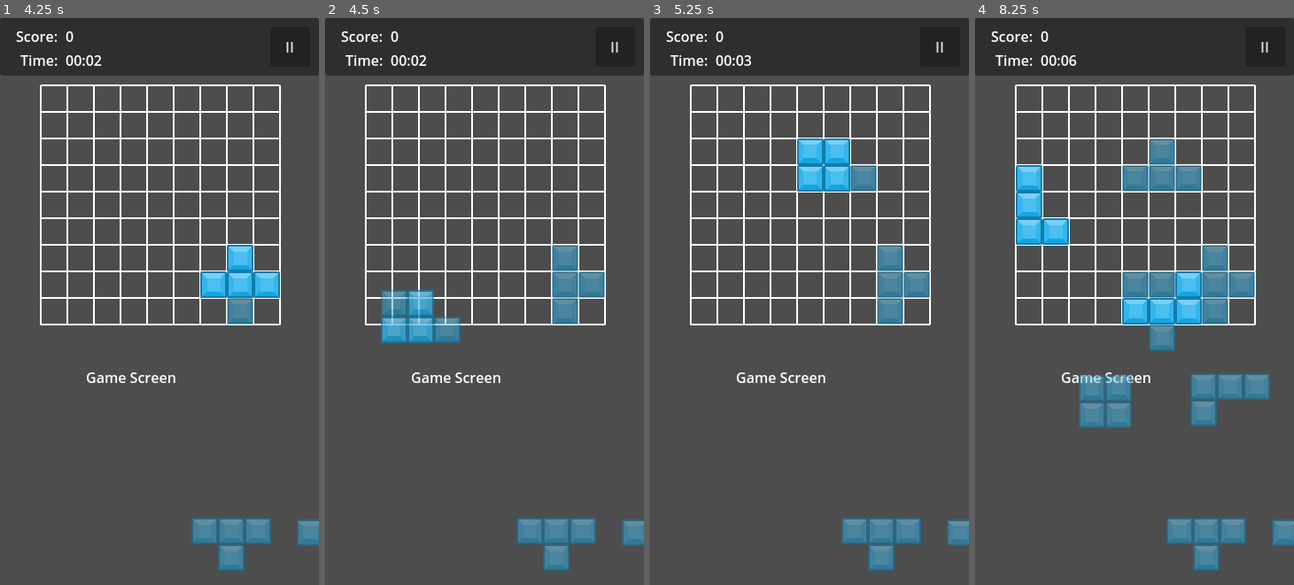
Above: before the commit, frames 1-4 (left to right).
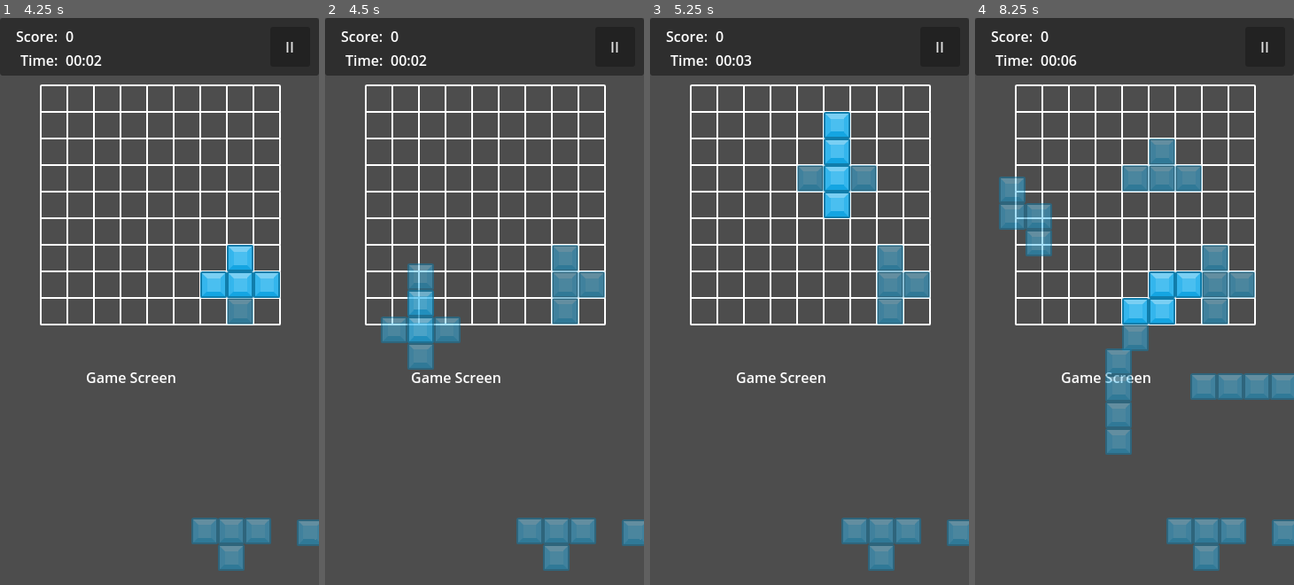
Above: after the commit, the same moments.

Repository: Ozymandias1/blockgame
Game: Godot game, scene res://Scenes/00_RootScene.tscn
Two runs of this game, one before a commit and one after it. Both use one fixed random seed, a clock stepped at 60 frames per second and the inputs below.
Inputs (mouse positions are in pixels of both pictures, inside the frame that each line leads up to):
- Up to frame 1 (4.25 s): click "Start Game" at 0.5 s; click "Play" at 1.25 s; click "II" at 2 s; click "Resume" at 2.75 s; tap Enter at 3.5 s; move the mouse to (229, 273) at 3.52 s; hold W from 3.53 s (still down); tap Q at 3.6 s
- Up to frame 2 (4.5 s): tap Space at 4.25 s; move the mouse to (420, 329) at 4.27 s; release W at 4.28 s; tap Q at 4.35 s
- Up to frame 3 (5.25 s): tap Enter at 5 s; move the mouse to (841, 176) at 5.02 s; hold W from 5.03 s (still down); tap Q at 5.1 s
- Up to frame 4 (8.25 s): tap Space at 5.75, 7.25 s; move the mouse to (1118, 414) at 5.77 s; tap Q every 0.75 s from 5.85 to 8.1 s; tap Enter at 6.5 s; move the mouse to (1230, 386) at 6.52 s; release W at 6.53 s; move the mouse to (1038, 216) at 7.27 s; move the mouse to (1150, 301) at 8.02 s

Frame 1 is identical in both runs. In frame 2, 1.5% of the frame differs, in the area x 17-35%, y 43-63%; in frame 3, 1.6%; in frame 4, 6.5%, in the area x 7-100%, y 25-78%.

Commit message:
타입별 배치용 블럭 생성

Diff:
--- /dev/null
+++ b/Prefabs/Blocks/block_type_13.tscn
@@ -0,0 +1,53 @@
+[gd_scene load_steps=4 format=3 uid="uid://bmbf173qwey3h"]
+
+[ext_resource type="PackedScene" uid="uid://c23lg101q4aac" path="res://Prefabs/Blocks/block_base.tscn" id="1_xo15e"]
+[ext_resource type="Texture2D" uid="uid://b6ljuns0i4b7d" path="res://Textures/element_red_square.png" id="2_1itmb"]
+[ext_resource type="Texture2D" uid="uid://dk7o1ak6dqqmc" path="res://Textures/element_blue_square.png" id="3_1c4mn"]
+
+[node name="BlockBase" instance=ExtResource("1_xo15e")]
+block_texture = ExtResource("2_1itmb")
+block_indices = Array[Vector2i]([Vector2i(-1, -1), Vector2i(0, -1), Vector2i(0, 0), Vector2i(1, 0)])
+
+[node name="TextureRect" type="TextureRect" parent="." index="0"]
+texture_filter = 1
+layout_mode = 0
+offset_left = -15.0
+offset_top = -15.0
+offset_right = 15.0
+offset_bottom = 15.0
+mouse_filter = 2
+texture = ExtResource("3_1c4mn")
+expand_mode = 1
+
+[node name="TextureRect2" type="TextureRect" parent="." index="1"]
+texture_filter = 1
+layout_mode = 0
+offset_left = -15.0
+offset_top = -45.0
+offset_right = 15.0
+offset_bottom = -15.0
+mouse_filter = 2
+texture = ExtResource("3_1c4mn")
+expand_mode = 1
+
+[node name="TextureRect3" type="TextureRect" parent="." index="2"]
+texture_filter = 1
+layout_mode = 0
+offset_left = 15.0
+offset_top = -15.0
+offset_right = 45.0
+offset_bottom = 15.0
+mouse_filter = 2
+texture = ExtResource("3_1c4mn")
+expand_mode = 1
+
+[node name="TextureRect4" type="TextureRect" parent="." index="3"]
+texture_filter = 1
+layout_mode = 0
+offset_left = -45.0
+offset_top = -45.0
+offset_right = -15.0
+offset_bottom = -15.0
+mouse_filter = 2
+texture = ExtResource("3_1c4mn")
+expand_mode = 1
--- /dev/null
+++ b/Prefabs/Blocks/block_type_14.tscn
@@ -0,0 +1,53 @@
+[gd_scene load_steps=4 format=3 uid="uid://cb27rhkhg4nou"]
+
+[ext_resource type="PackedScene" uid="uid://c23lg101q4aac" path="res://Prefabs/Blocks/block_base.tscn" id="1_h3ckj"]
+[ext_resource type="Texture2D" uid="uid://b6ljuns0i4b7d" path="res://Textures/element_red_square.png" id="2_f8qxh"]
+[ext_resource type="Texture2D" uid="uid://dk7o1ak6dqqmc" path="res://Textures/element_blue_square.png" id="3_phgs4"]
+
+[node name="BlockBase" instance=ExtResource("1_h3ckj")]
+block_texture = ExtResource("2_f8qxh")
+block_indices = Array[Vector2i]([Vector2i(0, -1), Vector2i(0, 0), Vector2i(-1, 0), Vector2i(-1, 1)])
+
+[node name="TextureRect" type="TextureRect" parent="." index="0"]
+texture_filter = 1
+layout_mode = 0
+offset_left = -15.0
+offset_top = -45.0
+offset_right = 15.0
+offset_bottom = -15.0
+mouse_filter = 2
+texture = ExtResource("3_phgs4")
+expand_mode = 1
+
+[node name="TextureRect2" type="TextureRect" parent="." index="1"]
+texture_filter = 1
+layout_mode = 0
+offset_left = -15.0
+offset_top = -15.0
+offset_right = 15.0
+offset_bottom = 15.0
+mouse_filter = 2
+texture = ExtResource("3_phgs4")
+expand_mode = 1
+
+[node name="TextureRect3" type="TextureRect" parent="." index="2"]
+texture_filter = 1
+layout_mode = 0
+offset_left = -45.0
+offset_top = -15.0
+offset_right = -15.0
+offset_bottom = 15.0
+mouse_filter = 2
+texture = ExtResource("3_phgs4")
+expand_mode = 1
+
+[node name="TextureRect4" type="TextureRect" parent="." index="3"]
+texture_filter = 1
+layout_mode = 0
+offset_left = -45.0
+offset_top = 15.0
+offset_right = -15.0
+offset_bottom = 45.0
+mouse_filter = 2
+texture = ExtResource("3_phgs4")
+expand_mode = 1
--- /dev/null
+++ b/Prefabs/Blocks/block_type_15.tscn
@@ -0,0 +1,53 @@
+[gd_scene load_steps=4 format=3 uid="uid://cg7oce2murfqs"]
+
+[ext_resource type="PackedScene" uid="uid://c23lg101q4aac" path="res://Prefabs/Blocks/block_base.tscn" id="1_co2ra"]
+[ext_resource type="Texture2D" uid="uid://b6ljuns0i4b7d" path="res://Textures/element_red_square.png" id="2_g47d4"]
+[ext_resource type="Texture2D" uid="uid://dk7o1ak6dqqmc" path="res://Textures/element_blue_square.png" id="3_j0x5d"]
+
+[node name="BlockBase" instance=ExtResource("1_co2ra")]
+block_texture = ExtResource("2_g47d4")
+block_indices = Array[Vector2i]([Vector2i(-1, 0), Vector2i(0, 0), Vector2i(0, -1), Vector2i(1, -1)])
+
+[node name="TextureRect" type="TextureRect" parent="." index="0"]
+texture_filter = 1
+layout_mode = 0
+offset_left = -45.0
+offset_top = -15.0
+offset_right = -15.0
+offset_bottom = 15.0
+mouse_filter = 2
+texture = ExtResource("3_j0x5d")
+expand_mode = 1
+
+[node name="TextureRect2" type="TextureRect" parent="." index="1"]
+texture_filter = 1
+layout_mode = 0
+offset_left = -15.0
+offset_top = -15.0
+offset_right = 15.0
+offset_bottom = 15.0
+mouse_filter = 2
+texture = ExtResource("3_j0x5d")
+expand_mode = 1
+
+[node name="TextureRect3" type="TextureRect" parent="." index="2"]
+texture_filter = 1
+layout_mode = 0
+offset_left = -15.0
+offset_top = -45.0
+offset_right = 15.0
+offset_bottom = -15.0
+mouse_filter = 2
+texture = ExtResource("3_j0x5d")
+expand_mode = 1
+
+[node name="TextureRect4" type="TextureRect" parent="." index="3"]
+texture_filter = 1
+layout_mode = 0
+offset_left = 15.0
+offset_top = -45.0
+offset_right = 45.0
+offset_bottom = -15.0
+mouse_filter = 2
+texture = ExtResource("3_j0x5d")
+expand_mode = 1
--- /dev/null
+++ b/Prefabs/Blocks/block_type_16.tscn
@@ -0,0 +1,53 @@
+[gd_scene load_steps=4 format=3 uid="uid://b2pws33hhvvkd"]
+
+[ext_resource type="PackedScene" uid="uid://c23lg101q4aac" path="res://Prefabs/Blocks/block_base.tscn" id="1_mh5y4"]
+[ext_resource type="Texture2D" uid="uid://b6ljuns0i4b7d" path="res://Textures/element_red_square.png" id="2_np2if"]
+[ext_resource type="Texture2D" uid="uid://dk7o1ak6dqqmc" path="res://Textures/element_blue_square.png" id="3_223ns"]
+
+[node name="BlockBase" instance=ExtResource("1_mh5y4")]
+block_texture = ExtResource("2_np2if")
+block_indices = Array[Vector2i]([Vector2i(-1, -1), Vector2i(-1, 0), Vector2i(0, 0), Vector2i(0, 1)])
+
+[node name="TextureRect" type="TextureRect" parent="." index="0"]
+texture_filter = 1
+layout_mode = 0
+offset_left = -45.0
+offset_top = -45.0
+offset_right = -15.0
+offset_bottom = -15.0
+mouse_filter = 2
+texture = ExtResource("3_223ns")
+expand_mode = 1
+
+[node name="TextureRect2" type="TextureRect" parent="." index="1"]
+texture_filter = 1
+layout_mode = 0
+offset_left = -45.0
+offset_top = -15.0
+offset_right = -15.0
+offset_bottom = 15.0
+mouse_filter = 2
+texture = ExtResource("3_223ns")
+expand_mode = 1
+
+[node name="TextureRect3" type="TextureRect" parent="." index="2"]
+texture_filter = 1
+layout_mode = 0
+offset_left = -15.0
+offset_top = -15.0
+offset_right = 15.0
+offset_bottom = 15.0
+mouse_filter = 2
+texture = ExtResource("3_223ns")
+expand_mode = 1
+
+[node name="TextureRect4" type="TextureRect" parent="." index="3"]
+texture_filter = 1
+layout_mode = 0
+offset_left = -15.0
+offset_top = 15.0
+offset_right = 15.0
+offset_bottom = 45.0
+mouse_filter = 2
+texture = ExtResource("3_223ns")
+expand_mode = 1
--- /dev/null
+++ b/Prefabs/Blocks/block_type_17.tscn
@@ -0,0 +1,53 @@
+[gd_scene load_steps=4 format=3 uid="uid://dhlcf1ajj0oq6"]
+
+[ext_resource type="PackedScene" uid="uid://c23lg101q4aac" path="res://Prefabs/Blocks/block_base.tscn" id="1_1gdb7"]
+[ext_resource type="Texture2D" uid="uid://b6ljuns0i4b7d" path="res://Textures/element_red_square.png" id="2_cpnt2"]
+[ext_resource type="Texture2D" uid="uid://dk7o1ak6dqqmc" path="res://Textures/element_blue_square.png" id="3_b5ieb"]
+
+[node name="BlockBase" instance=ExtResource("1_1gdb7")]
+block_texture = ExtResource("2_cpnt2")
+block_indices = Array[Vector2i]([Vector2i(-1, 0), Vector2i(0, 0), Vector2i(1, 0), Vector2i(2, 0)])
+
+[node name="TextureRect" type="TextureRect" parent="." index="0"]
+texture_filter = 1
+layout_mode = 0
+offset_left = -45.0
+offset_top = -15.0
+offset_right = -15.0
+offset_bottom = 15.0
+mouse_filter = 2
+texture = ExtResource("3_b5ieb")
+expand_mode = 1
+
+[node name="TextureRect2" type="TextureRect" parent="." index="1"]
+texture_filter = 1
+layout_mode = 0
+offset_left = -15.0
+offset_top = -15.0
+offset_right = 15.0
+offset_bottom = 15.0
+mouse_filter = 2
+texture = ExtResource("3_b5ieb")
+expand_mode = 1
+
+[node name="TextureRect3" type="TextureRect" parent="." index="2"]
+texture_filter = 1
+layout_mode = 0
+offset_left = 15.0
+offset_top = -15.0
+offset_right = 45.0
+offset_bottom = 15.0
+mouse_filter = 2
+texture = ExtResource("3_b5ieb")
+expand_mode = 1
+
+[node name="TextureRect4" type="TextureRect" parent="." index="3"]
+texture_filter = 1
+layout_mode = 0
+offset_left = 45.0
+offset_top = -15.0
+offset_right = 75.0
+offset_bottom = 15.0
+mouse_filter = 2
+texture = ExtResource("3_b5ieb")
+expand_mode = 1
--- /dev/null
+++ b/Prefabs/Blocks/block_type_18.tscn
@@ -0,0 +1,53 @@
+[gd_scene load_steps=4 format=3 uid="uid://c5kgs1am783rc"]
+
+[ext_resource type="PackedScene" uid="uid://c23lg101q4aac" path="res://Prefabs/Blocks/block_base.tscn" id="1_a2elj"]
+[ext_resource type="Texture2D" uid="uid://b6ljuns0i4b7d" path="res://Textures/element_red_square.png" id="2_6cafo"]
+[ext_resource type="Texture2D" uid="uid://dk7o1ak6dqqmc" path="res://Textures/element_blue_square.png" id="3_qxum8"]
+
+[node name="BlockBase" instance=ExtResource("1_a2elj")]
+block_texture = ExtResource("2_6cafo")
+block_indices = Array[Vector2i]([Vector2i(0, -2), Vector2i(0, -1), Vector2i(0, 0), Vector2i(0, 1)])
+
+[node name="TextureRect" type="TextureRect" parent="." index="0"]
+texture_filter = 1
+layout_mode = 0
+offset_left = -15.0
+offset_top = -75.0
+offset_right = 15.0
+offset_bottom = -45.0
+mouse_filter = 2
+texture = ExtResource("3_qxum8")
+expand_mode = 1
+
+[node name="TextureRect2" type="TextureRect" parent="." index="1"]
+texture_filter = 1
+layout_mode = 0
+offset_left = -15.0
+offset_top = -45.0
+offset_right = 15.0
+offset_bottom = -15.0
+mouse_filter = 2
+texture = ExtResource("3_qxum8")
+expand_mode = 1
+
+[node name="TextureRect3" type="TextureRect" parent="." index="2"]
+texture_filter = 1
+layout_mode = 0
+offset_left = -15.0
+offset_top = -15.0
+offset_right = 15.0
+offset_bottom = 15.0
+mouse_filter = 2
+texture = ExtResource("3_qxum8")
+expand_mode = 1
+
+[node name="TextureRect4" type="TextureRect" parent="." index="3"]
+texture_filter = 1
+layout_mode = 0
+offset_left = -15.0
+offset_top = 15.0
+offset_right = 15.0
+offset_bottom = 45.0
+mouse_filter = 2
+texture = ExtResource("3_qxum8")
+expand_mode = 1
--- a/Scenes/03_GamePlay.tscn
+++ b/Scenes/03_GamePlay.tscn
@@ -15,6 +15,12 @@
 [ext_resource type="PackedScene" uid="uid://don756wqshri7" path="res://Prefabs/Blocks/block_type_8.tscn" id="11_0arc4"]
 [ext_resource type="PackedScene" uid="uid://b0g552ksv2765" path="res://Prefabs/Blocks/block_type_11.tscn" id="14_678ew"]
 [ext_resource type="PackedScene" uid="uid://cdukmeykdv41b" path="res://Prefabs/Blocks/block_type_12.tscn" id="15_yqo8g"]
+[ext_resource type="PackedScene" uid="uid://bmbf173qwey3h" path="res://Prefabs/Blocks/block_type_13.tscn" id="16_qe4fh"]
+[ext_resource type="PackedScene" uid="uid://cb27rhkhg4nou" path="res://Prefabs/Blocks/block_type_14.tscn" id="17_u5kvk"]
+[ext_resource type="PackedScene" uid="uid://cg7oce2murfqs" path="res://Prefabs/Blocks/block_type_15.tscn" id="18_1ektb"]
+[ext_resource type="PackedScene" uid="uid://b2pws33hhvvkd" path="res://Prefabs/Blocks/block_type_16.tscn" id="19_3s0ba"]
+[ext_resource type="PackedScene" uid="uid://dhlcf1ajj0oq6" path="res://Prefabs/Blocks/block_type_17.tscn" id="20_8p0m4"]
+[ext_resource type="PackedScene" uid="uid://c5kgs1am783rc" path="res://Prefabs/Blocks/block_type_18.tscn" id="21_xgrnr"]
 
 [node name="Gameplay" type="Control" node_paths=PackedStringArray("test_blocks")]
 layout_mode = 3
@@ -24,7 +30,7 @@
 grow_horizontal = 2
 grow_vertical = 2
 script = ExtResource("1_wjfbx")
-test_blocks = [NodePath("BlockBase"), NodePath("BlockBase2") …(228 unchanged characters)… ("BlockBase12"), NodePath("BlockBase13")]
+test_blocks = [NodePath("BlockBase"), NodePath("BlockBase2") …(228 unchanged characters)… ("BlockBase12"), NodePath("BlockBase13"), NodePath("BlockBase14"), NodePath("BlockBase15"), NodePath("BlockBase16"), NodePath("BlockBase17"), NodePath("BlockBase18"), NodePath("BlockBase19")]
 
 [node name="TopMenu" type="Panel" parent="."]
 layout_mode = 1
@@ -189,4 +195,40 @@
 offset_right = 62.0
 offset_bottom = 949.0
 
+[node name="BlockBase14" parent="." instance=ExtResource("16_qe4fh")]
+offset_left = 63.0
+offset_top = 1038.0
+offset_right = 63.0
+offset_bottom = 1038.0
+
+[node name="BlockBase15" parent="." instance=ExtResource("17_u5kvk")]
+offset_left = 191.0
+offset_top = 1025.0
+offset_right = 191.0
+offset_bottom = 1025.0
+
+[node name="BlockBase16" parent="." instance=ExtResource("18_1ektb")]
+offset_left = 64.0
+offset_top = 1119.0
+offset_right = 64.0
+offset_bottom = 1119.0
+
+[node name="BlockBase17" parent="." instance=ExtResource("19_3s0ba")]
+offset_left = 190.0
+offset_top = 1131.0
+offset_right = 190.0
+offset_bottom = 1131.0
+
+[node name="BlockBase18" parent="." instance=ExtResource("20_8p0m4")]
+offset_left = 61.0
+offset_top = 1222.0
+offset_right = 61.0
+offset_bottom = 1222.0
+
+[node name="BlockBase19" parent="." instance=ExtResource("21_xgrnr")]
+offset_left = 203.0
+offset_top = 1267.0
+offset_right = 203.0
+offset_bottom = 1267.0
+
 [connection signal="pressed" from="TopMenu/Btn_Pause" to="." method="_on_btn_pause_pressed"]
Not shown: 1 places in Scenes/03_GamePlay.tscn that only renumber resources
